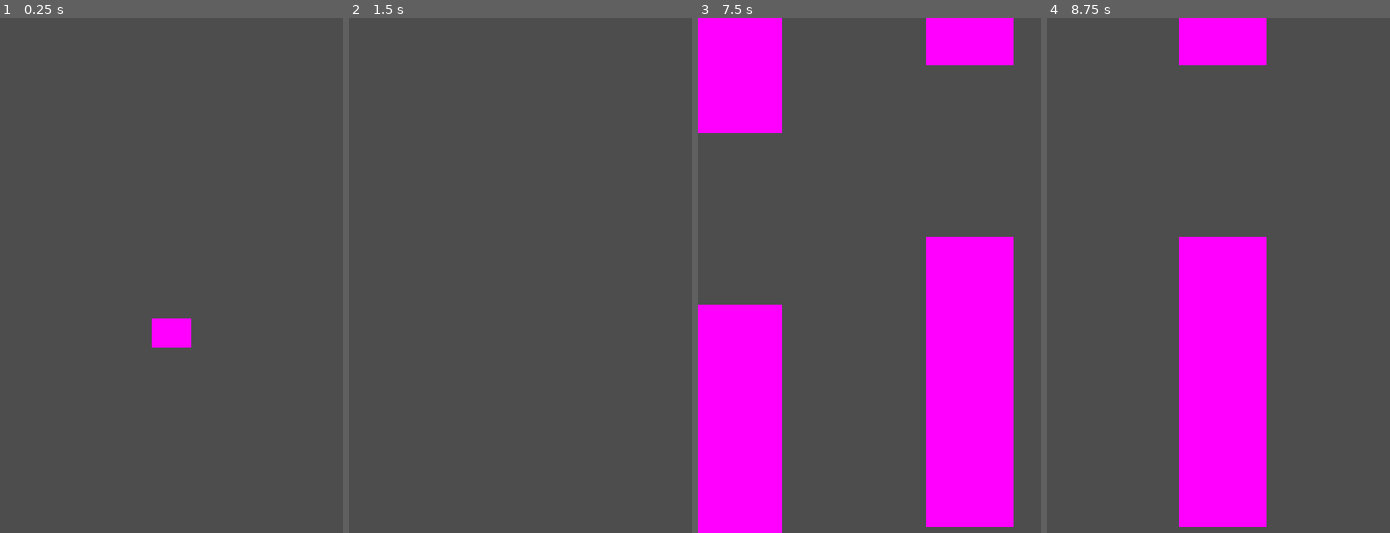
Above: before the commit, frames 1-4 (left to right).
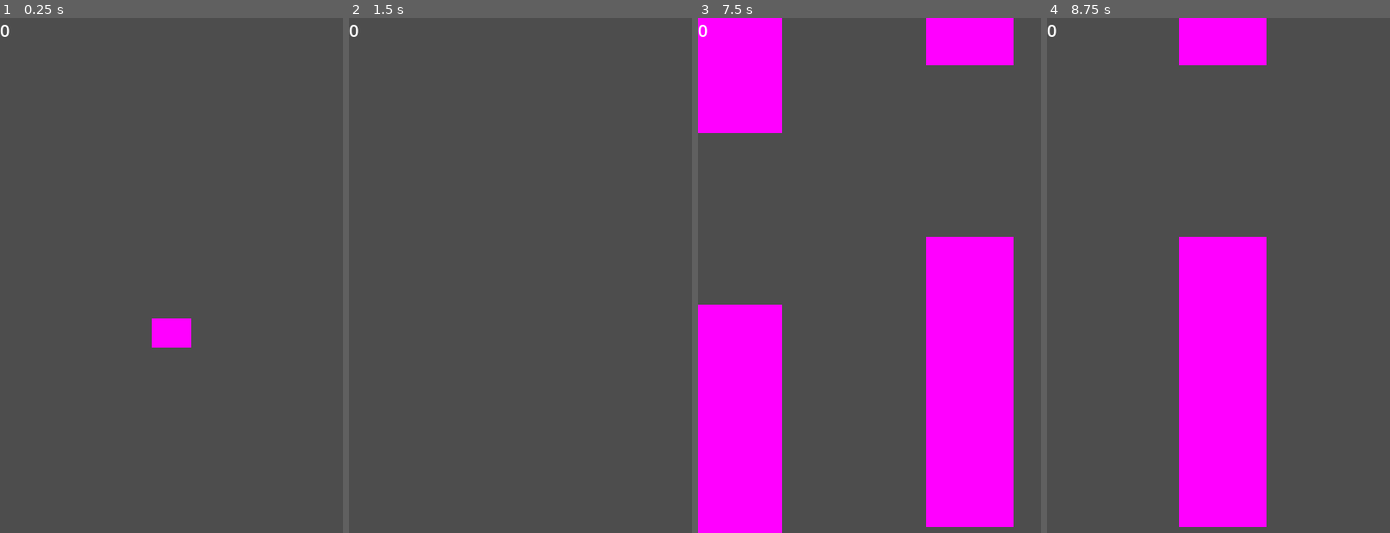
Above: after the commit, the same moments.

Repository: davidward462/flappy-bird
Game: Godot game, scene res://scenes/game.tscn
Two runs of this game, one before a commit and one after it. Both use one fixed random seed, a clock stepped at 60 frames per second and the inputs below.
Inputs:
- Up to frame 1 (0.25 s): no input
- Up to frame 2 (1.5 s): tap Space (jump) at 0.77 s; tap Enter at 1.25 s
- Up to frame 3 (7.5 s): tap Space (jump) at 1.52, 3.02, 3.77, 4.52, 6.02, 6.77 s; tap R (restart) at 2, 2.75 s
- Up to frame 4 (8.75 s): tap Space (jump) at 7.52 s

The runs differ from the first frame. In frame 1, less than 0.1% of the frame differs, in the area x 0-3%, y 1-4%; in frame 2, less than 0.1%; in frame 3, less than 0.1%; in frame 4, less than 0.1%.

Commit message:
draw score on ui and increment on collision

Diff:
--- a/scenes/game.tscn
+++ b/scenes/game.tscn
@@ -5,6 +5,14 @@
 
 [node name="Game" type="Node" groups=["existing_walls"]]
 script = ExtResource("1_2cm83")
+
+[node name="Score_label" type="Label" parent="."]
+z_index = 1
+offset_right = 59.0
+offset_bottom = 28.0
+theme_override_colors/font_color = Color(1, 1, 1, 1)
+theme_override_font_sizes/font_size = 20
+metadata/_edit_use_anchors_ = true
 
 [node name="Camera2D" type="Camera2D" parent="."]
 position = Vector2(200, 300)
--- a/scenes/wall_set.tscn
+++ b/scenes/wall_set.tscn
@@ -4,7 +4,7 @@
 [ext_resource type="PackedScene" uid="uid://dfcpibawan7lp" path="res://scenes/wall.tscn" id="1_kpgjx"]
 
 [sub_resource type="RectangleShape2D" id="RectangleShape2D_lkjoh"]
-size = Vector2(47, 200)
+size = Vector2(33, 200)
 
 [node name="Node2D" type="Node2D"]
 script = ExtResource("1_httfe")
@@ -17,7 +17,7 @@
 [node name="score_area" type="Area2D" parent="."]
 
 [node name="CollisionShape2D" type="CollisionShape2D" parent="score_area"]
-position = Vector2(78.5, -100)
+position = Vector2(85.5, -100)
 shape = SubResource("RectangleShape2D_lkjoh")
 
 [connection signal="body_entered" from="upper_wall" to="." method="_on_upper_wall_body_entered"]
--- a/scripts/game.gd
+++ b/scripts/game.gd
@@ -8,12 +8,14 @@
 
 @onready var player_node = get_node("Player")
 @onready var timer = get_node("Timer")
+@onready var score_label: Label = $Score_label
 
 # Called when the node enters the scene tree for the first time.
 func _ready() -> void:
 	# timer
 	timer.timeout.connect(_on_timer_timeout)
 	randomize()
+	set_score_ui()
 
 func calc_y_spawn_pos(y_pos) -> int:
 	var random_height = int(randf_range(-100, 100))
@@ -41,9 +43,12 @@
 	instance.add_to_group("existing_walls")
 	instance.connect('point_scored', increment_score)
 
+func set_score_ui() -> void:
+	score_label.text = str(score)
+
 func increment_score() -> void:
 	score += 1
-	print("score: " + str(score))
+	set_score_ui()
 
 func restart_game() -> void:
 	print("restart")
